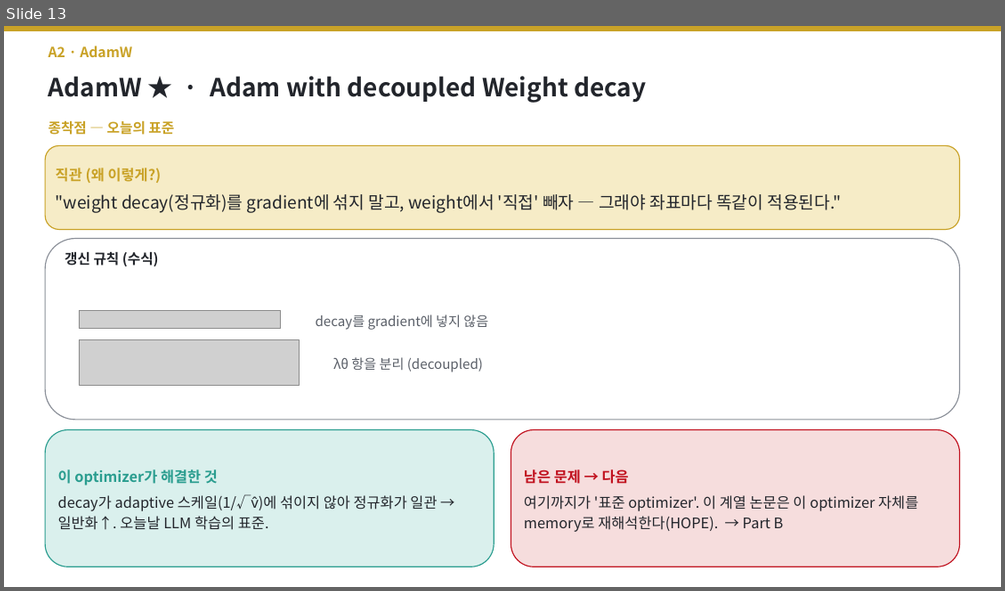
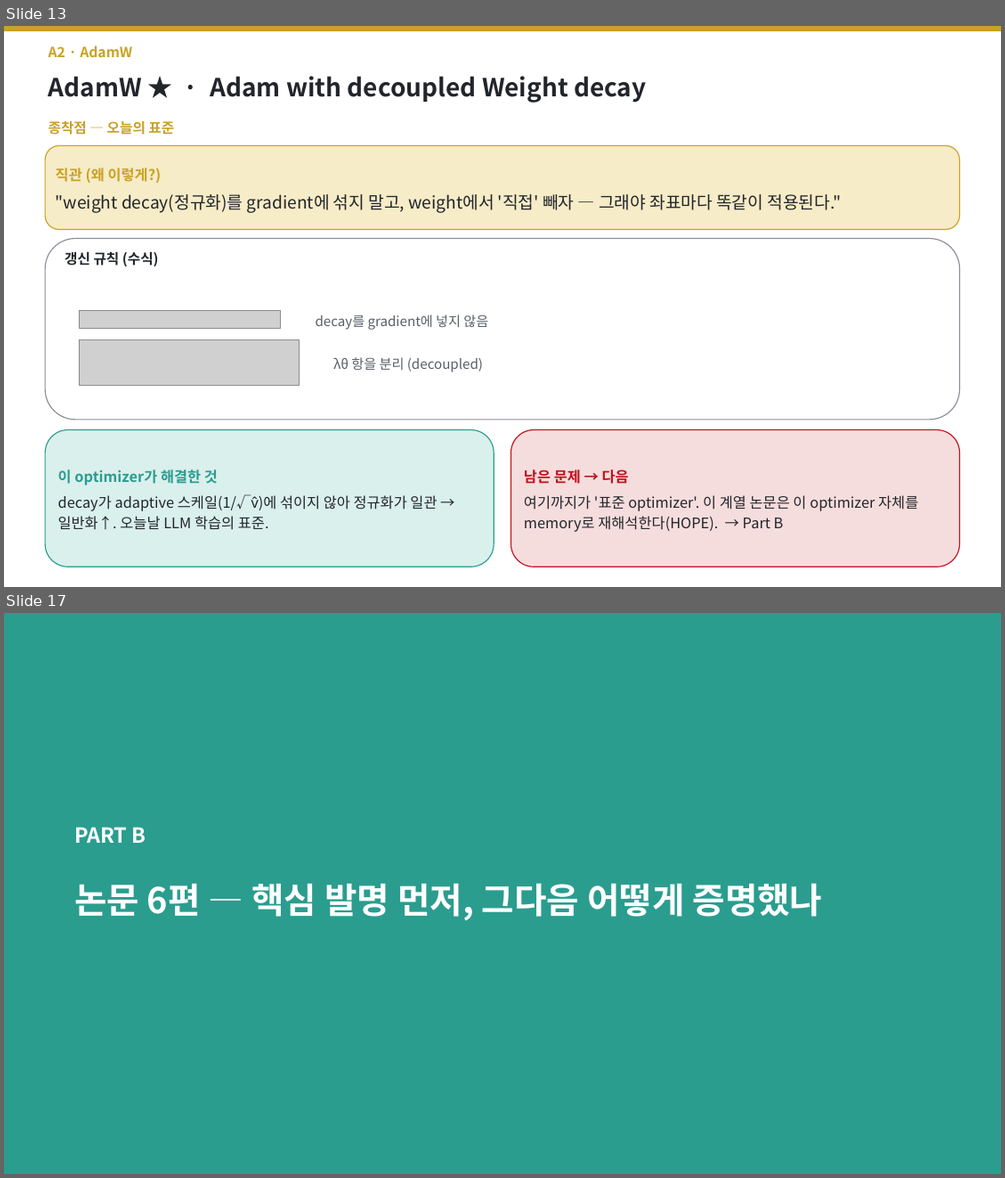
Before and after one commit to jimmylegendary/neural-memory-study, a slide deck: seminar/TTT-seminar.pptx. Shown one above the other, each under a label of ours: slide 13 before the commit, slides 13 and 17 after it; the slides between them are not shown. The pictures are 1005x591 and 1005x1178 pixels, drawn with LibreOffice and Linux fonts; fonts in the diff are those of the drawing; grey boxes stand for pictures. Boxes give left, top, right and bottom in pixels: in the first picture for what was removed or moved away, otherwise in the second. Text is boxed around its words. In the diff, an @@ line names an element or a change of style, - is before the commit and + after.

```diff
--- a/seminar/TTT-seminar.pptx
+++ b/seminar/TTT-seminar.pptx
@@ slide 17 added at bbox=[4, 613, 1001, 1174], background #FFFFFF @@
@@ rectangle added at bbox=[4, 613, 1001, 1174], fill #2A9D8F, outline #2A9D8F 1 pt @@
@@ text added at bbox=[74, 827, 146, 843], 20 pt, text #FFFFFF, bold @@
+PART B
@@ text added at bbox=[74, 883, 823, 921], 34 pt, text #FFFFFF, bold @@
+논문 6편 — 핵심 발명 먼저, 그다음 어떻게 증명했나
```
Also in this commit, not shown: 22 other slides added, 15 other files.
